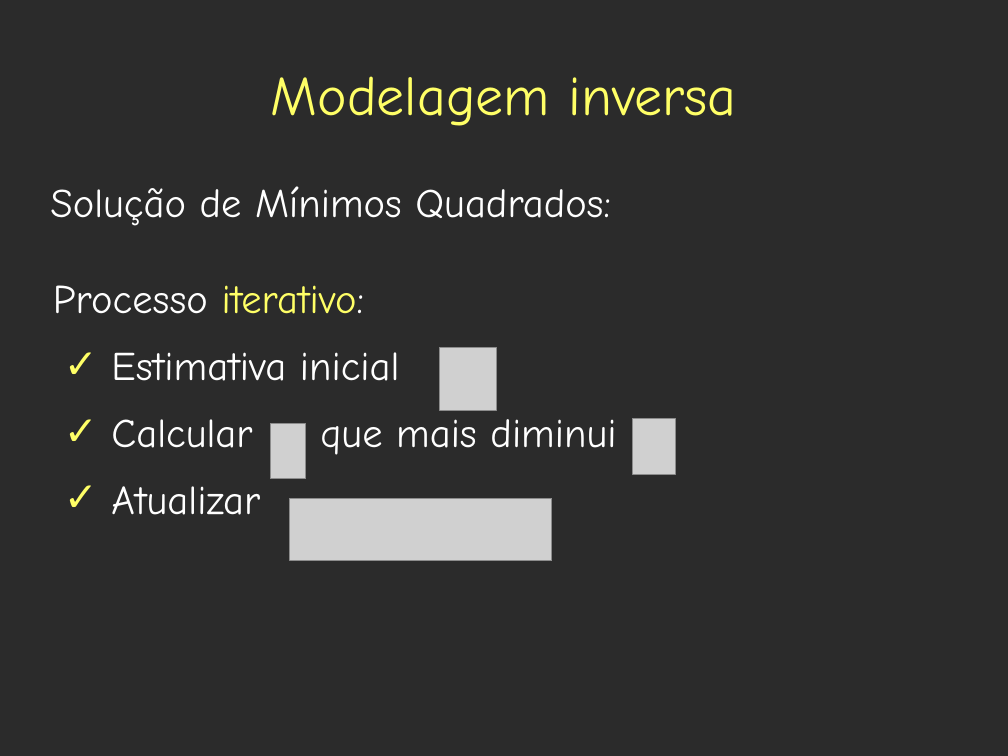
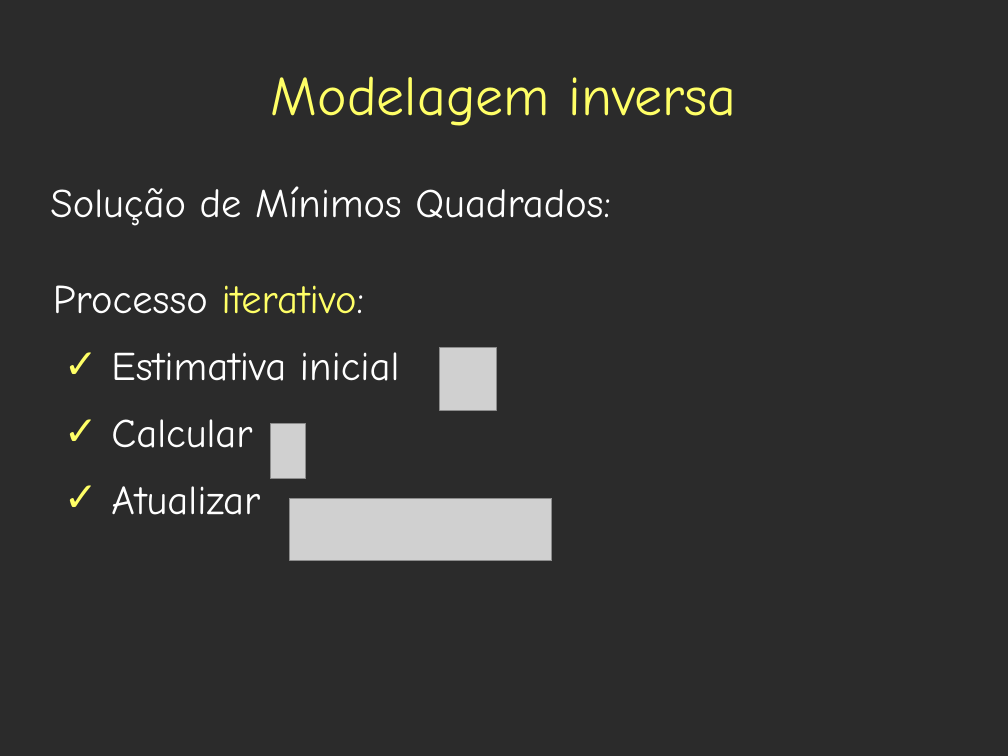
Before and after one commit to leouieda/geothermics, a slide deck: slide 130 of presentations/base_litosfera/estado_termico_lito_subcrustal.odp (slide 123 before the commit). Drawn at 1008x756 pixels with LibreOffice and Linux fonts; fonts in the diff are those of the drawing; grey boxes stand for pictures; background and template pictures are left out; a plain dark background stands for a picture behind light text. Boxes give left, top, right and bottom in pixels: in the first picture for what was removed or moved away, otherwise in the second. Text is boxed around its words. In the diff, an @@ line names an element or a change of style, - is before the commit and + after.

Commit message:
Started presentation on VBA model

```diff
--- a/presentations/base_litosfera/estado_termico_lito_subcrustal.odp
+++ b/presentations/base_litosfera/estado_termico_lito_subcrustal.odp
@@ text at [111,419,252,448]: text changed @@
-✓ Calcular que mais diminui
+✓ Calcular
@@ picture removed at [633,419,676,475] @@
```
Also in this commit, not shown: 2 other slides changed, 25 slides added, 23 other files.
